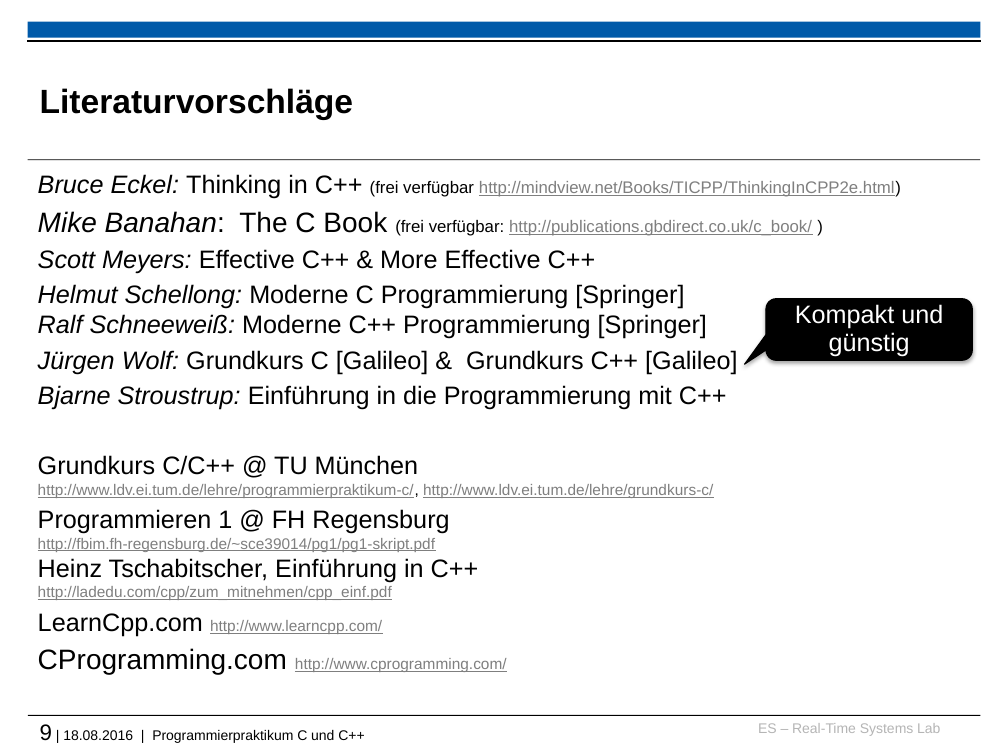
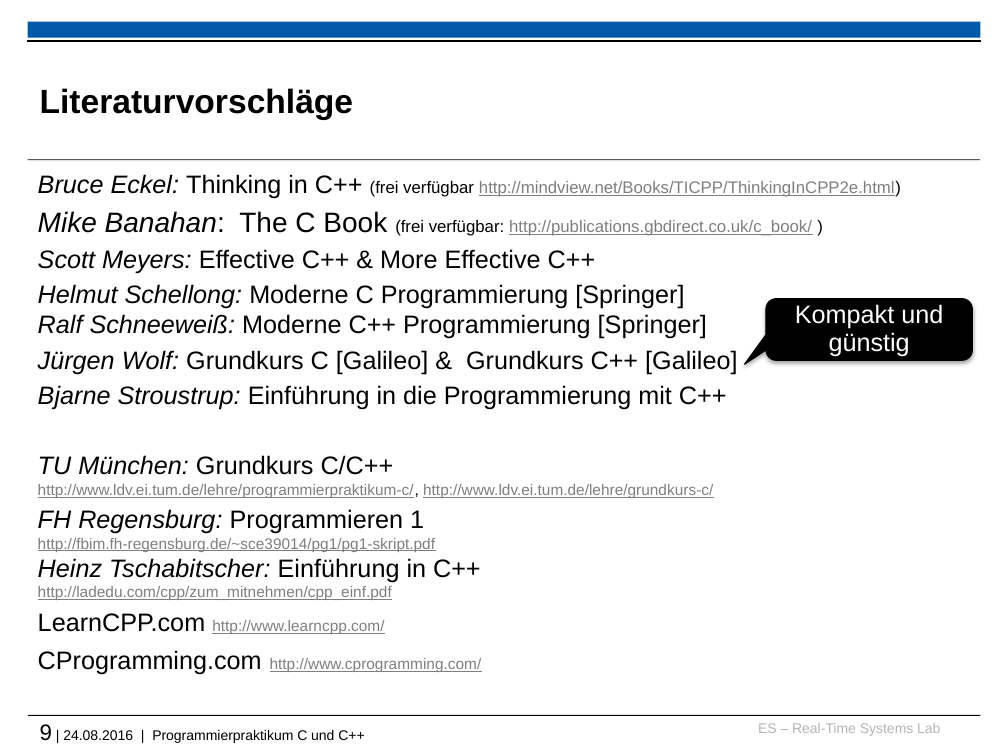
Before and after one commit to h82k/tud-cppp, a slide deck: slide 9 of cppp_lecture.pptx. Drawn at 1008x756 pixels with LibreOffice and Linux fonts; fonts in the diff are those of the drawing; background and template pictures are left out. Boxes give left, top, right and bottom in pixels: in the first picture for what was removed or moved away, otherwise in the second. Text is boxed around its words. In the diff, an @@ line names an element or a change of style, - is before the commit and + after.

```diff
--- a/cppp_lecture.pptx
+++ b/cppp_lecture.pptx
@@ text at <box>38,455,713,634</box>: text changed @@
-Grundkurs C/C++ @ TU München
-http://www.ldv.ei.tum.de/lehre/programmierpraktikum-c/, http://www.ldv.ei.tum.de/lehre/grundkurs-c/
-Programmieren 1 @ FH Regensburg
-http://fbim.fh-regensburg.de/~sce39014/pg1/pg1-skript.pdf
-Heinz Tschabitscher, Einführung in C++
-http://ladedu.com/cpp/zum_mitnehmen/cpp_einf.pdf
-LearnCpp.com http://www.learncpp.com/
+TU München: Grundkurs C/C++
+http://www.ldv.ei.tum.de/lehre/programmierpraktikum-c/, http://www.ldv.ei.tum.de/lehre/grundkurs-c/
+FH Regensburg: Programmieren 1
+http://fbim.fh-regensburg.de/~sce39014/pg1/pg1-skript.pdf
+Heinz Tschabitscher: Einführung in C++
+http://ladedu.com/cpp/zum_mitnehmen/cpp_einf.pdf
+LearnCPP.com http://www.learncpp.com/
@@ text at <box>38,650,482,675</box>: size 20 to 18 pt in "CProgramming.com" @@
@@ text at <box>40,724,364,743</box>: text changed @@
-9 | 18.08.2016 | Programmierpraktikum C und C++
+9 | 24.08.2016 | Programmierpraktikum C und C++
```
Also in this commit, not shown: 11 other slides changed, 1 other file.
